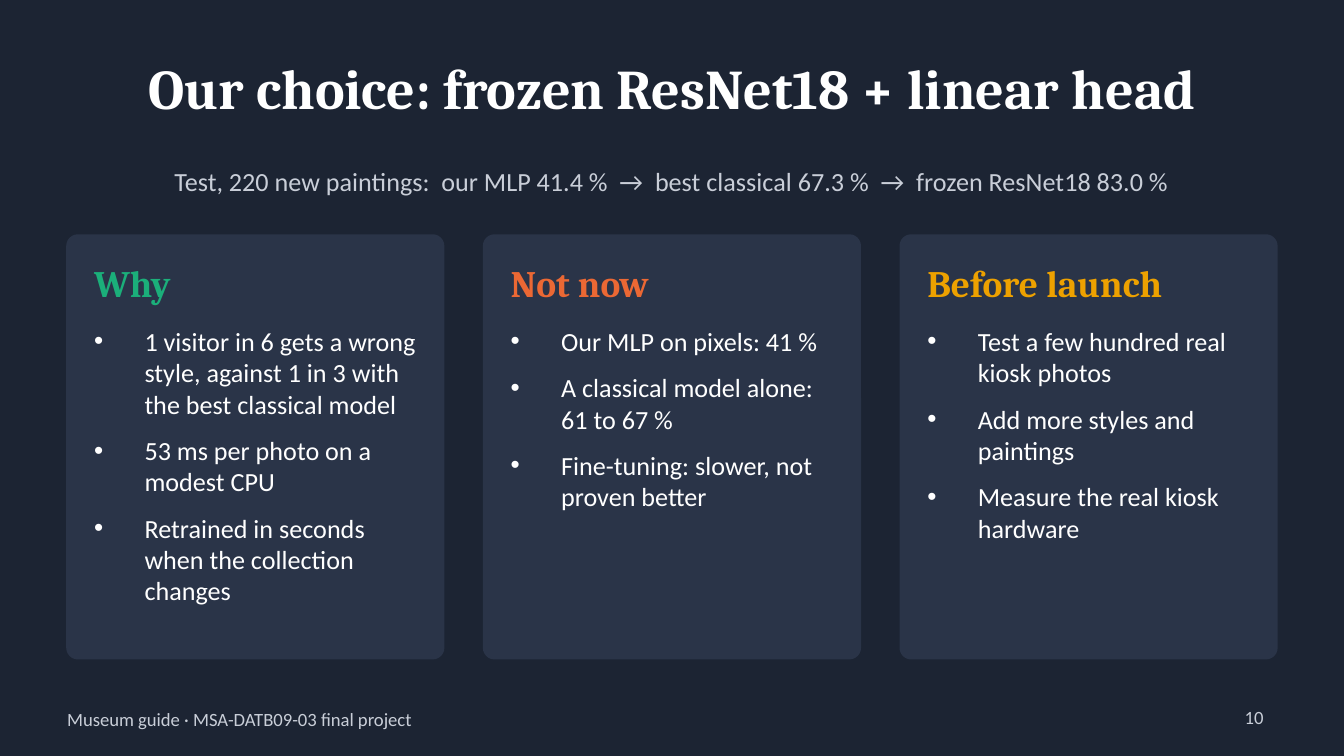
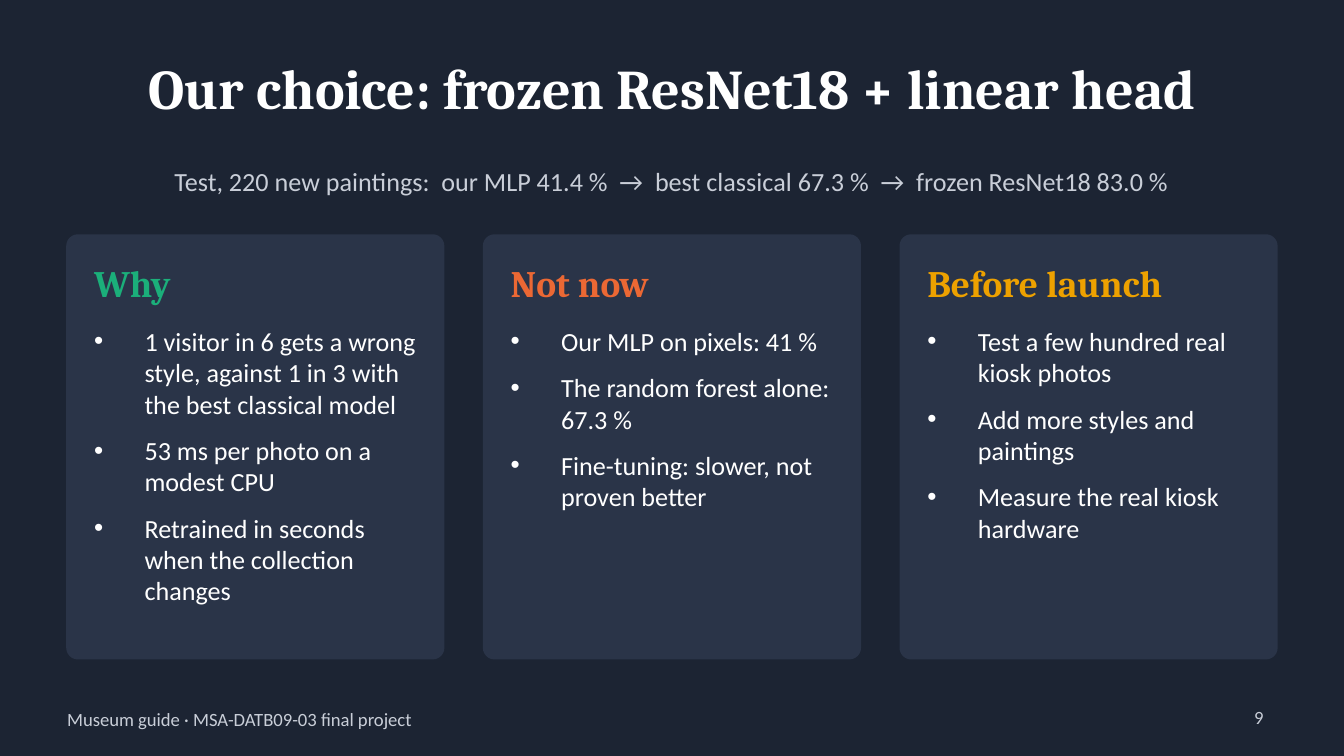
Before and after one commit to BenjaminAHS/neural-network-project, a slide deck: slide 9 of docs/museum_guide_presentation.pptx (slide 10 before the commit). Drawn at 1344x756 pixels with LibreOffice and Linux fonts; fonts in the diff are those of the drawing. Boxes give left, top, right and bottom in pixels: in the first picture for what was removed or moved away, otherwise in the second. Text is boxed around its words. In the diff, an @@ line names an element or a change of style, - is before the commit and + after.

Commit message:
Keep four models on the final test slide and move the painter slide to the backups

```diff
--- a/docs/museum_guide_presentation.pptx
+++ b/docs/museum_guide_presentation.pptx
@@ text at (561, 379, 829, 429): text changed @@
-• A classical model alone: 61 to 67 %
+• The random forest alone: 67.3 %
@@ page number at (1254, 712, 1263, 724): text changed @@
-10
+9
```
Also in this commit, not shown: 3 other slides changed, 5 other files.
